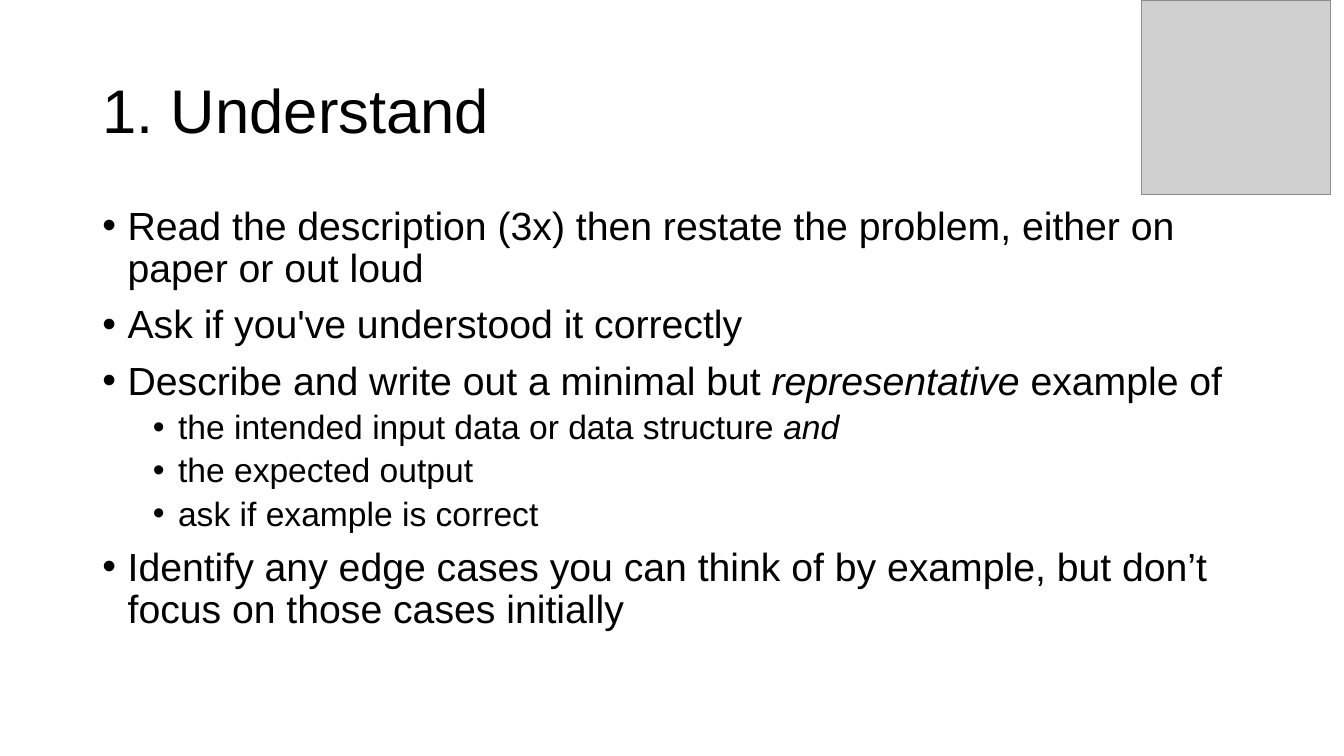
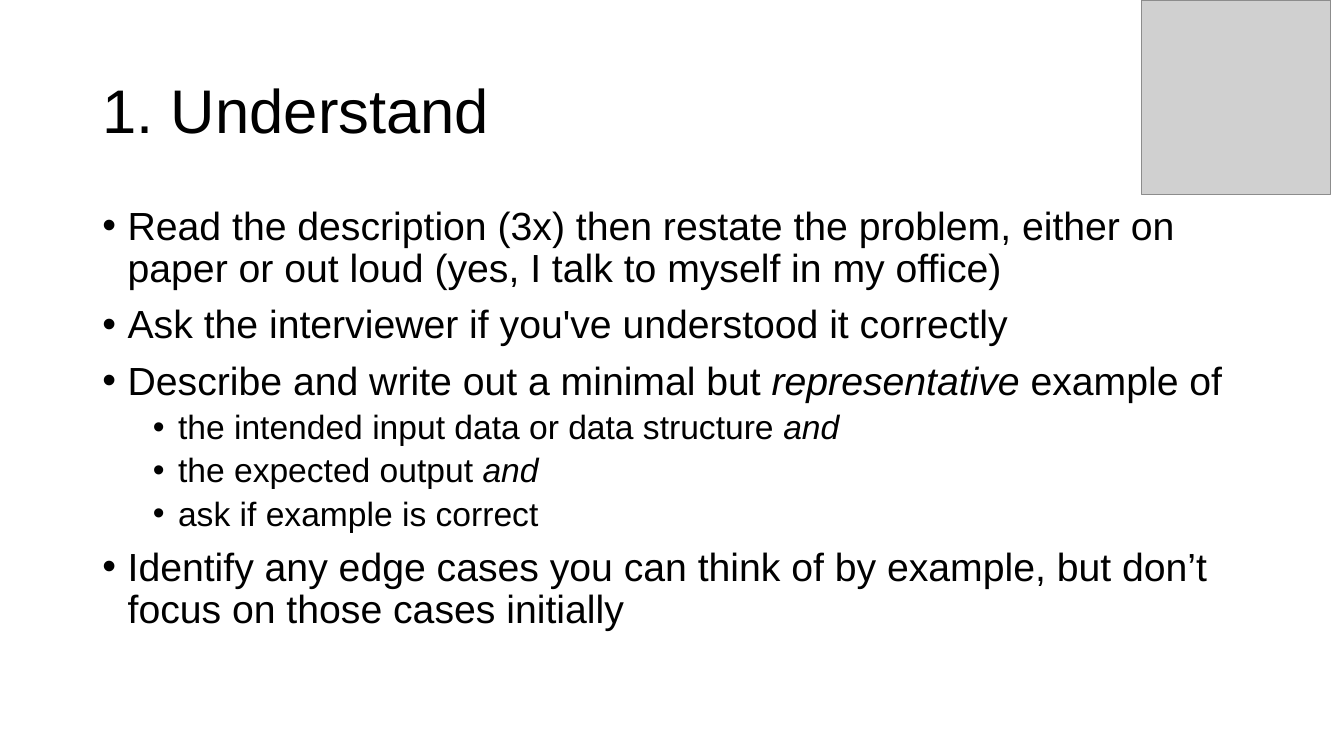
Before and after one commit to parrt/msds689, a slide deck: slide 4 of notes/problem-solving.pptx. Drawn at 1344x756 pixels with LibreOffice and Linux fonts; fonts in the diff are those of the drawing; grey boxes stand for pictures; background and template pictures are left out. Boxes give left, top, right and bottom in pixels: in the first picture for what was removed or moved away, otherwise in the second. Text is boxed around its words. In the diff, an @@ line names an element or a change of style, - is before the commit and + after.

```diff
--- a/notes/problem-solving.pptx
+++ b/notes/problem-solving.pptx
@@ text at box(128, 211, 1175, 346): text changed @@
-• Read the description (3x) then restate the problem, either on paper or out loud
-• Ask if you've understood it correctly
+• Read the description (3x) then restate the problem, either on paper or out loud (yes, I talk to myself in my office)
+• Ask the interviewer if you've understood it correctly
@@ text at box(178, 457, 539, 489): text changed @@
-  • the expected output
+  • the expected output and
```
Also in this commit, not shown: 8 other slides changed, 6 other files.
